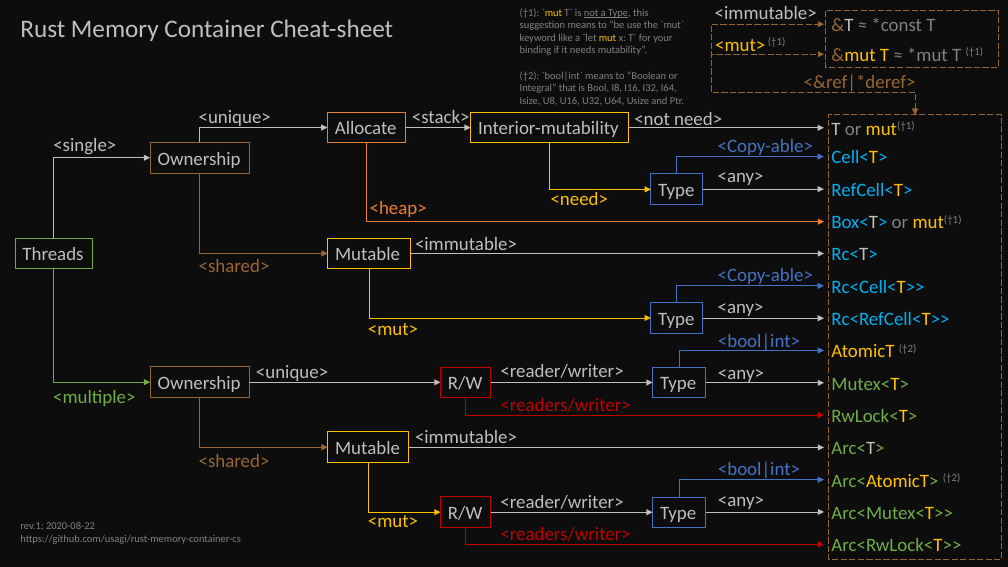
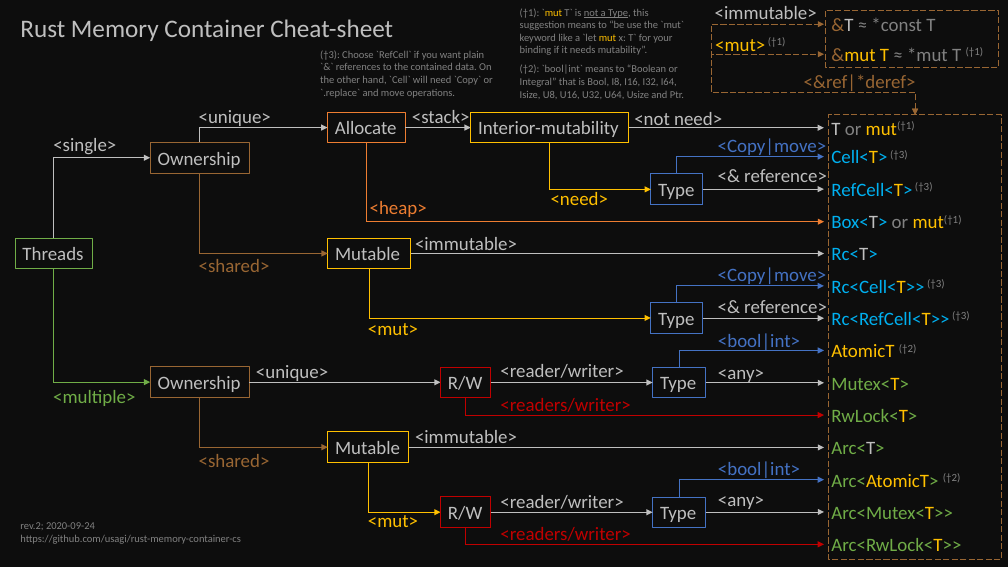
Before and after one commit to usagi/rust-memory-container-cs, a slide deck: slide 1 of rust-memory-container-cs.pptx. Drawn at 1008x567 pixels with LibreOffice and Linux fonts; fonts in the diff are those of the drawing. Boxes give left, top, right and bottom in pixels: in the first picture for what was removed or moved away, otherwise in the second. Text is boxed around its words. In the diff, an @@ line names an element or a change of style, - is before the commit and + after.

```diff
--- a/rust-memory-container-cs.pptx
+++ b/rust-memory-container-cs.pptx
@@ text added at <box>320,50,493,98</box>, 10 pt, text #818181 @@
+(†3): Choose `RefCell` if you want plain `&` references to the contained data. On the other hand, `Cell` will need `Copy` or `.replace` and move operations.
@@ text at <box>520,72,684,105</box>: paragraph removed @@
-(†2): `bool|int` means to “Boolean or Integral” that is Bool, I8, I16, I32, I64, Isize, U8, U16, U32, U64, Usize and Ptr.
@@ text added at <box>520,65,684,99</box>, 10 pt, text #818181 @@
+(†2): `bool|int` means to “Boolean or Integral” that is Bool, I8, I16, I32, I64, Isize, U8, U16, U32, U64, Usize and Ptr.
@@ text at <box>718,138,827,157</box>: text changed @@
-<Copy-able>
+<Copy|move>
@@ text at <box>744,169,827,187</box>: text changed @@
-<any>
+<& reference>
@@ text at <box>831,150,908,163</box>: text changed @@
-Cell<T>
+Cell<T> (†3)
@@ text at <box>831,182,933,196</box>: text changed @@
-RefCell<T>
+RefCell<T> (†3)
@@ text at <box>718,267,827,286</box>: text changed @@
-<Copy-able>
+<Copy|move>
@@ text at <box>831,279,945,293</box>: text changed @@
-Rc<Cell<T>>
+Rc<Cell<T>> (†3)
@@ text at <box>744,300,827,319</box>: text changed @@
-<any>
+<& reference>
@@ text at <box>831,311,970,325</box>: text changed @@
-Rc<RefCell<T>>
+Rc<RefCell<T>> (†3)
@@ text at <box>20,522,95,530</box>: text changed @@
-rev.1; 2020-08-22
+rev.2; 2020-09-24
```
Also in this commit, not shown: 46 other files.
